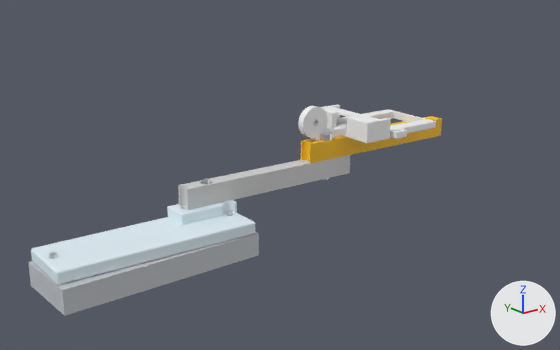
One commit to the glTF model public/models/sandhacks/hardware.glb: the scene before it, then after it.
Before and after are seen from a 50 mm camera at (-0.447, -0.572, 0.264) aimed at (0.024, 0.016, 0.029). The axes (+X, +Y, +Z) are drawn at lower right. The lights are the same throughout. The first picture is the older version. Where no turn or scale is listed for an object, it has been applied to the vertices.

Names of what the first picture shows: 'arm_root_print', 'arm_tip_print', 'lower_jaw', 'phone_cradle_print', 'screw_pivot_root_tip', 'upper_jaw_print' and 1 more.
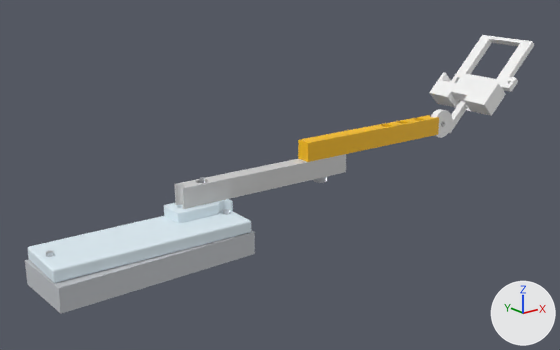
What differs and where, as boxes [x1, y1, x2, y2] in the pictures (560 x 350 px):
'upper_jaw_print', moved: before [31, 200, 255, 285]; after [28, 199, 251, 283]
'phone_cradle_print', moved, turned: before [298, 104, 436, 143]; after [430, 35, 534, 138]
'lower_jaw', moved: before [28, 232, 259, 316]; after [25, 230, 255, 314]
'arm_root_print', moved: before [178, 155, 350, 210]; after [175, 154, 346, 209]
'arm_tip_print', moved, turned: before [301, 116, 442, 163]; after [298, 115, 439, 162]
'screw_pivot_root_tip', moved: before [320, 132, 332, 180]; after [313, 176, 328, 183]

The change, as a diff of the scene's bpy script:
```diff
--- a/public/models/sandhacks/hardware.glb.py
+++ b/public/models/sandhacks/hardware.glb.py
@@ ob_arm_root_print @@
 ob_arm_root_print = bpy.data.objects.new('arm_root_print', me_arm_root)
-ob_arm_root_print.location = (0.0019, 0.0053, 0.022)
+ob_arm_root_print.location = (0.001, 0.0103, 0.022)
@@ ob_arm_tip_print @@
 ob_arm_tip_print = bpy.data.objects.new('arm_tip_print', me_arm_tip)
-ob_arm_tip_print.location = (0.1413, -0.001, 0.042)
-ob_arm_tip_print.rotation_euler = (0.0, 0.0, -0.0455)  # degrees (0, 0, -2.6)
+ob_arm_tip_print.location = (0.1422, 0.0039, 0.042)
+ob_arm_tip_print.rotation_euler = (0.0, 0.0, 3.096)  # degrees (0, 0, 177)
@@ ob_upper_jaw_print @@
 ob_upper_jaw_print = bpy.data.objects.new('upper_jaw_print', me_upper_jaw)
-ob_upper_jaw_print.location = (-0.1413, -0.005, 0.0)
+ob_upper_jaw_print.location = (-0.1422, 0.0, 0.0)
@@ ob_phone_cradle_print @@
 ob_phone_cradle_print = bpy.data.objects.new('phone_cradle_print', me_phone_cradle)
-ob_phone_cradle_print.location = (0.1198, 0.0, 0.062)
-ob_phone_cradle_print.rotation_euler = (0.0, 0.0, -0.0455)  # degrees (0, 0, -2.6)
+ob_phone_cradle_print.location = (0.3058, -0.006, 0.0824)
+ob_phone_cradle_print.rotation_euler = (0.0, -0.785, -0.0455)  # degrees (0, -45, -2.6)
@@ ob_lower_jaw @@
 ob_lower_jaw = bpy.data.objects.new('lower_jaw', me_lower_jaw)
-ob_lower_jaw.location = (-0.1413, -0.005, -0.022)
+ob_lower_jaw.location = (-0.1422, 0.0, -0.022)
@@ ob_screw_pivot_root_tip @@
 ob_screw_pivot_root_tip = bpy.data.objects.new('screw_pivot_root_tip', me_screw_pivot_root_tip)
-ob_screw_pivot_root_tip.location = (0.0713, 0.0022, 0.062)
+ob_screw_pivot_root_tip.location = (0.0703, 0.0072, 0.022)
```
